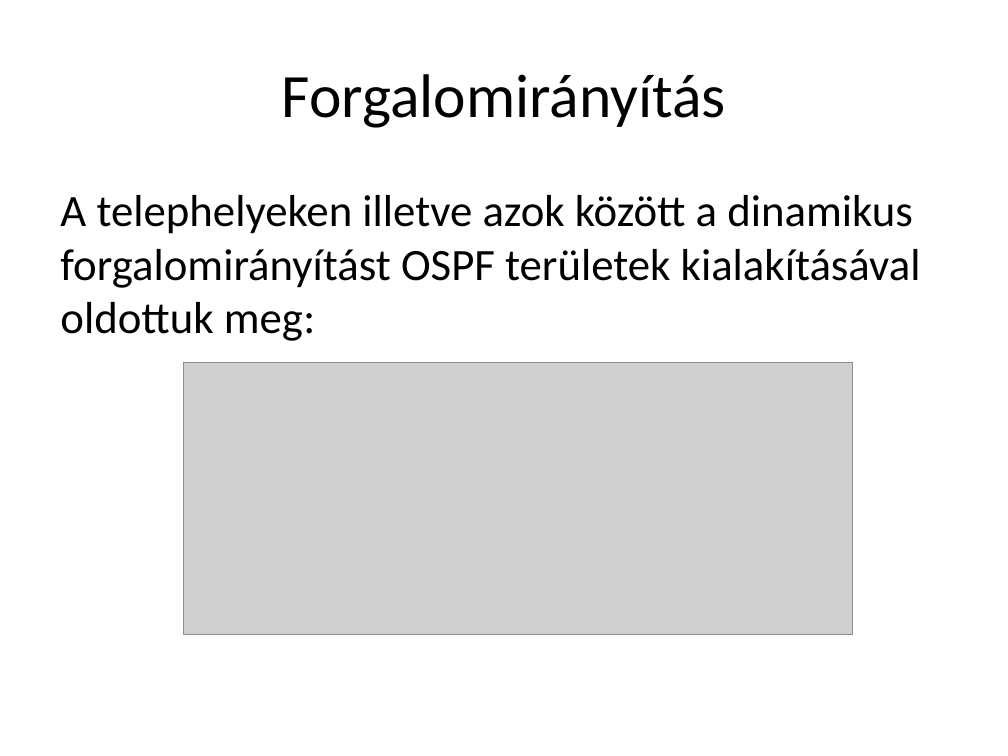
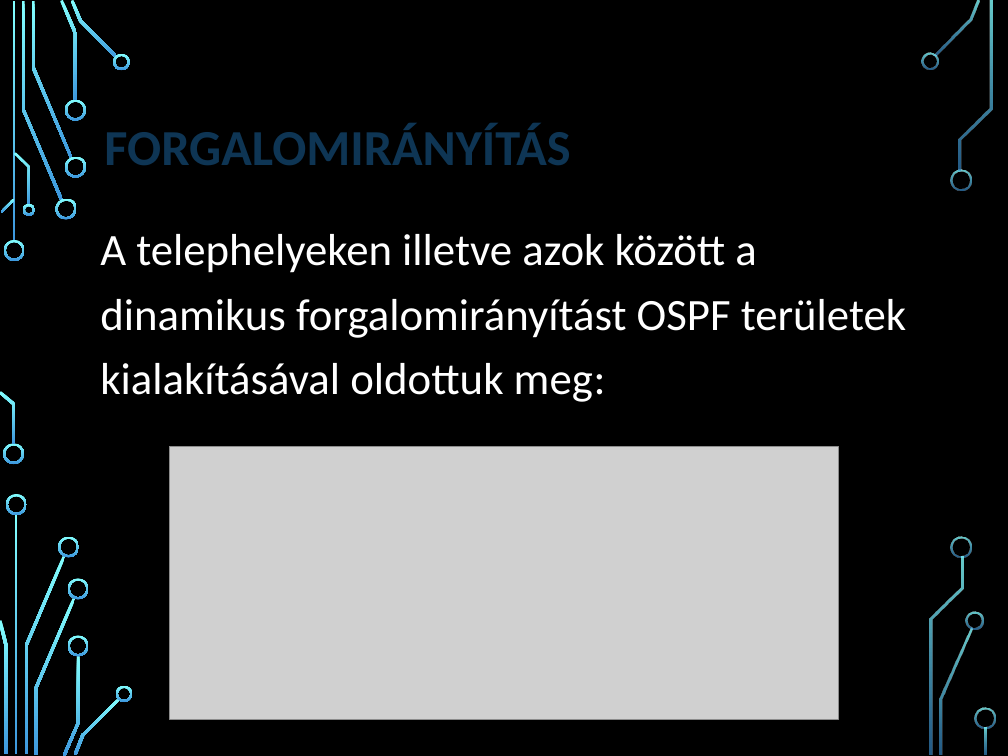
Before and after one commit to LocskaG/Uzemelteto_vizsgaremek_2024, a slide deck: slide 7 of BEMUTATÓ/Halozattervezesi_vizsgaremek_ppt.pptx. Drawn at 1008x756 pixels with LibreOffice and Linux fonts; fonts in the diff are those of the drawing; grey boxes stand for pictures; background and template pictures are left out. Boxes give left, top, right and bottom in pixels: in the first picture for what was removed or moved away, otherwise in the second. Text is boxed around its words. In the diff, an @@ line names an element or a change of style, - is before the commit and + after.

```diff
--- a/BEMUTATÓ/Halozattervezesi_vizsgaremek_ppt.pptx
+++ b/BEMUTATÓ/Halozattervezesi_vizsgaremek_ppt.pptx
@@ background #FFFFFF to picture (left out) @@
@@ title at [104,124,570,165]: text changed; size 44 to 36 pt; text colour #000000 to #0E3554; bold on @@
-Forgalomirányítás
+FORGALOMIRÁNYÍTÁS
@@ text "A telephelyeken illetve azok között ...": place and size @@
-text "A telephelyeken illetve azok között ..." at [60,195,921,341]
+text "A telephelyeken illetve azok között ..." at [100,234,906,402]
@@ text "A telephelyeken illetve azok között ..." at [100,234,906,402]: text colour #000000 to #FFFFFF; line spacing 1 to 1.2; more space between paragraphs; vertical alignment top to middle @@
@@ picture: place and size @@
-picture at [183,362,853,635]
+picture at [169,447,839,720]
@@ group added at [0,0,995,756]: 33 freeform shapes, 3 rectangles @@
```
Also in this commit, not shown: 13 other slides changed, 4 slides added, 4 slides removed.
